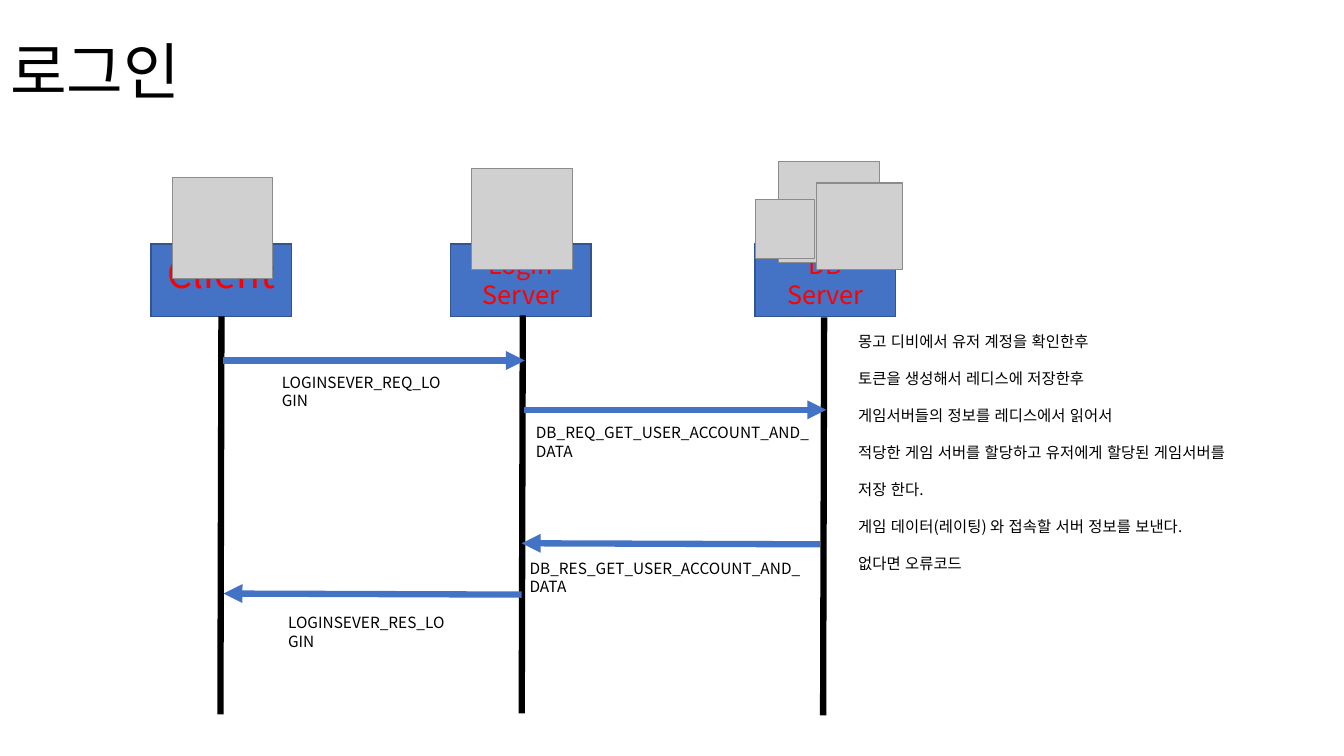
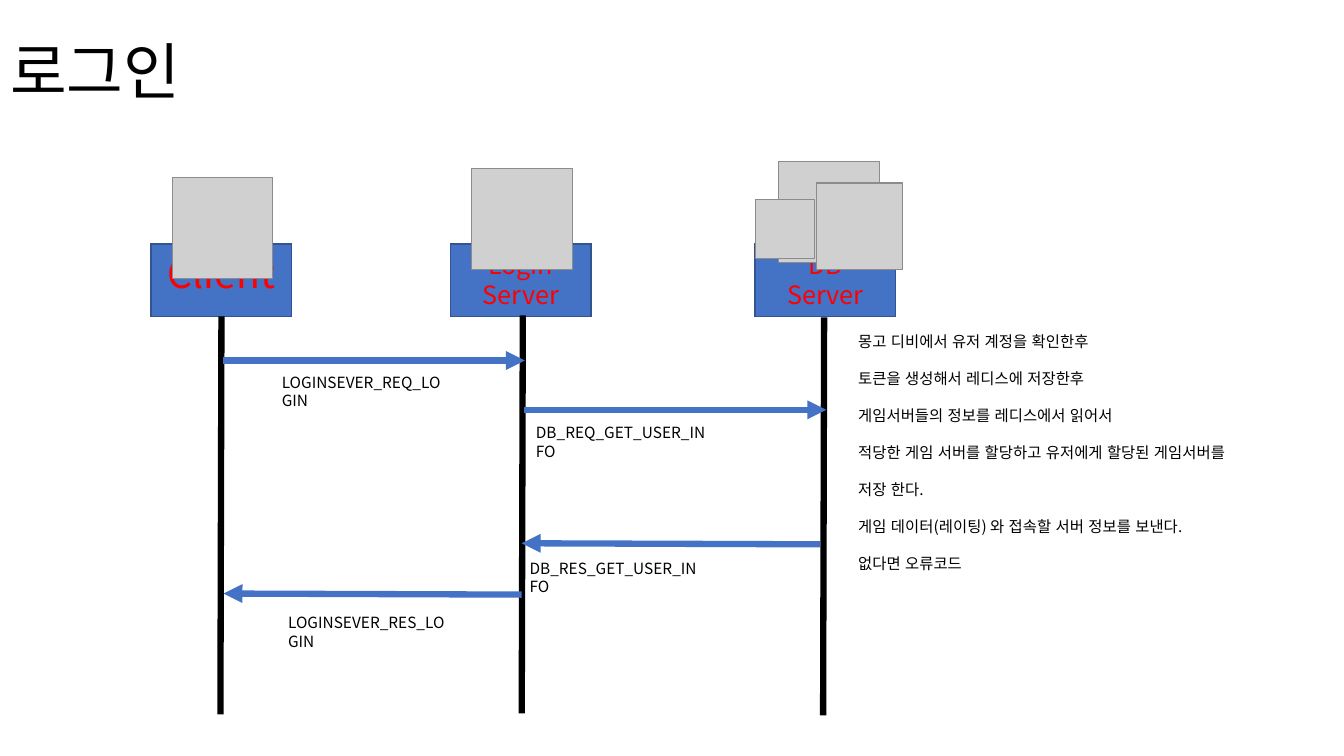
Before and after one commit to LethalSun/5thProjectServer, a slide deck: slide 3 of 시퀀스 다이어 그램.pptx. Drawn at 1344x756 pixels with LibreOffice and Linux fonts; fonts in the diff are those of the drawing; grey boxes stand for pictures. Boxes give left, top, right and bottom in pixels: in the first picture for what was removed or moved away, otherwise in the second. Text is boxed around its words. In the diff, an @@ line names an element or a change of style, - is before the commit and + after.

```diff
--- a/시퀀스 다이어 그램.pptx
+++ b/시퀀스 다이어 그램.pptx
@@ text at box(536, 426, 705, 441): text changed @@
-DB_REQ_GET_USER_ACCOUNT_AND_DATA
+DB_REQ_GET_USER_INFO
@@ text at box(530, 562, 697, 576): text changed @@
-DB_RES_GET_USER_ACCOUNT_AND_DATA
+DB_RES_GET_USER_INFO
```
Also in this commit, not shown: 1 other slide changed, 1 slide added, 6 other files.
